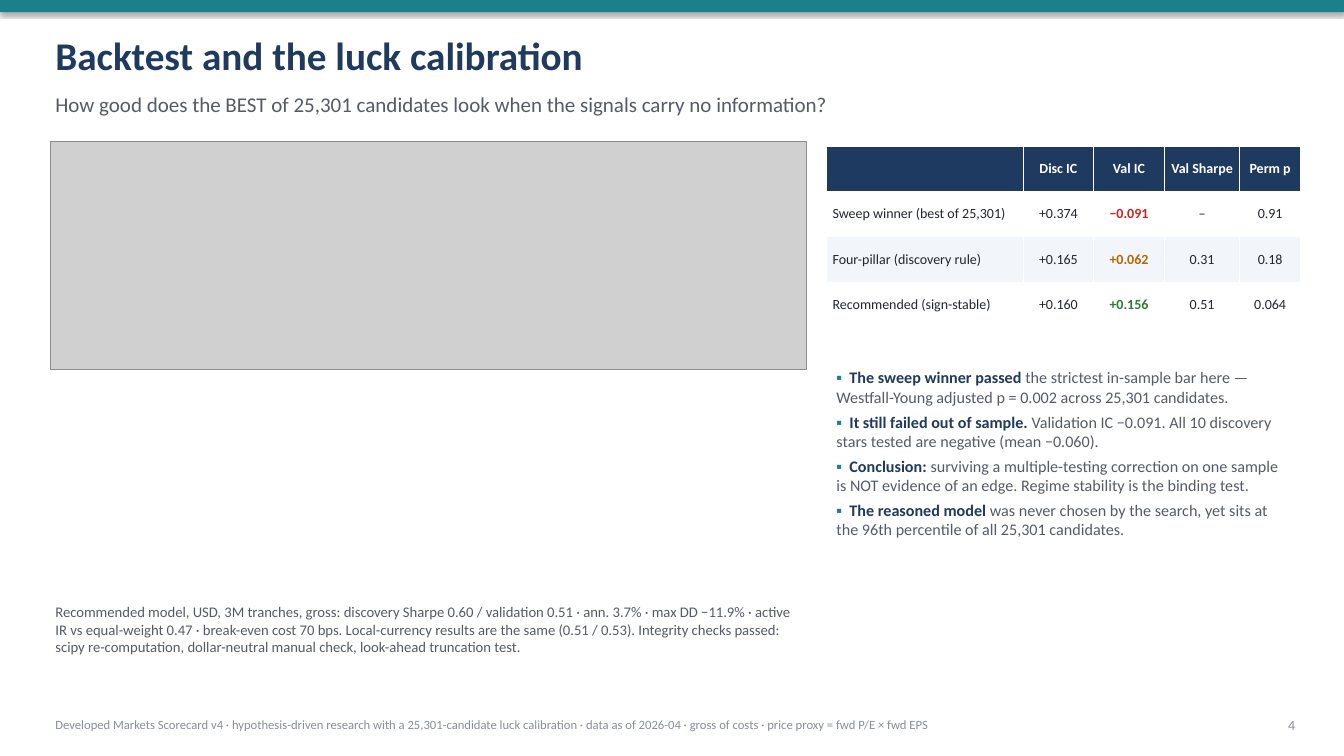
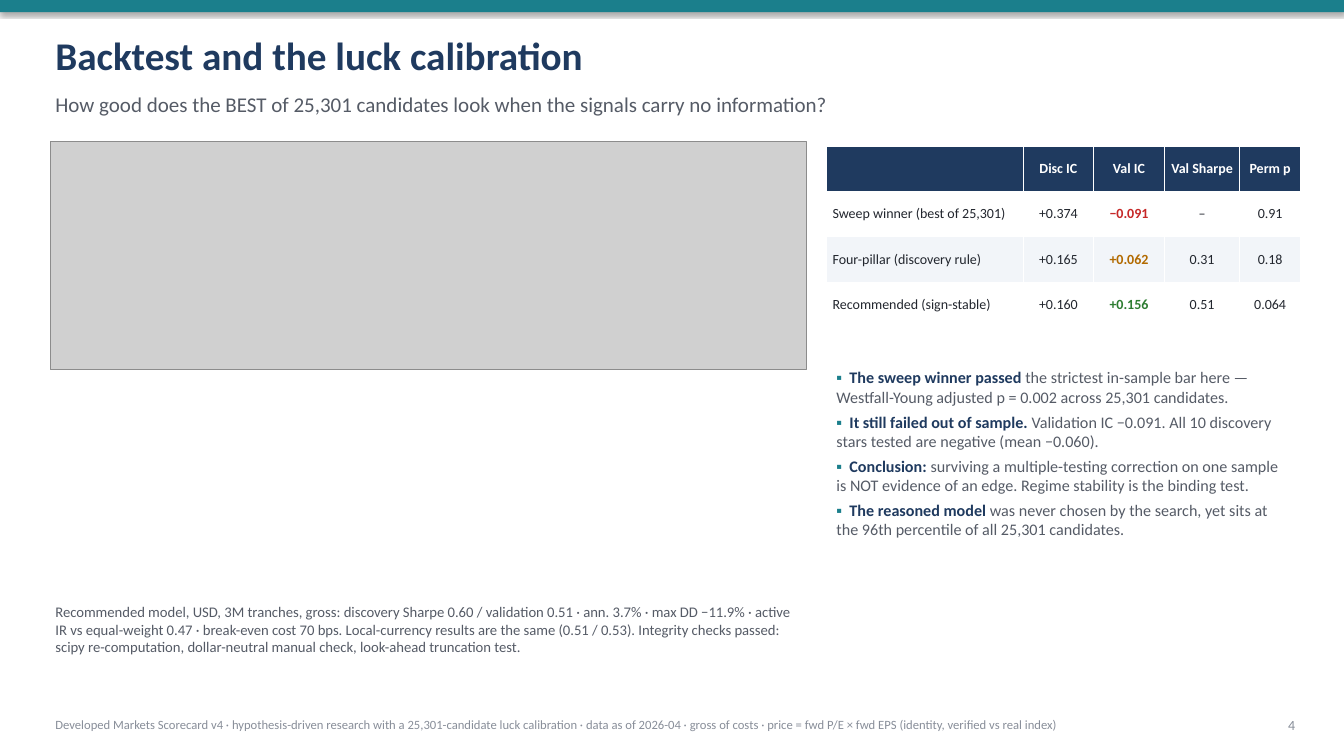
Before and after one commit to SadamAnjaneyulu/Markets-Scorecard, a slide deck: slide 4 of slides/Markets_Scorecard_v4.pptx. Drawn at 1344x756 pixels with LibreOffice and Linux fonts; fonts in the diff are those of the drawing; grey boxes stand for pictures. Boxes give left, top, right and bottom in pixels: in the first picture for what was removed or moved away, otherwise in the second. Text is boxed around its words. In the diff, an @@ line names an element or a change of style, - is before the commit and + after.

```diff
--- a/slides/Markets_Scorecard_v4.pptx
+++ b/slides/Markets_Scorecard_v4.pptx
@@ text at bbox=[55, 720, 1057, 731]: text changed @@
-Developed Markets Scorecard v4 · hypothesis-driven research with a 25,301-candidate luck calibration · data as of 2026-04 · gross of costs · price proxy = fwd P/E × fwd EPS
+Developed Markets Scorecard v4 · hypothesis-driven research with a 25,301-candidate luck calibration · data as of 2026-04 · gross of costs · price = fwd P/E × fwd EPS (identity, verified vs real index)
```
Also in this commit, not shown: 4 other slides changed, 3 other files.
